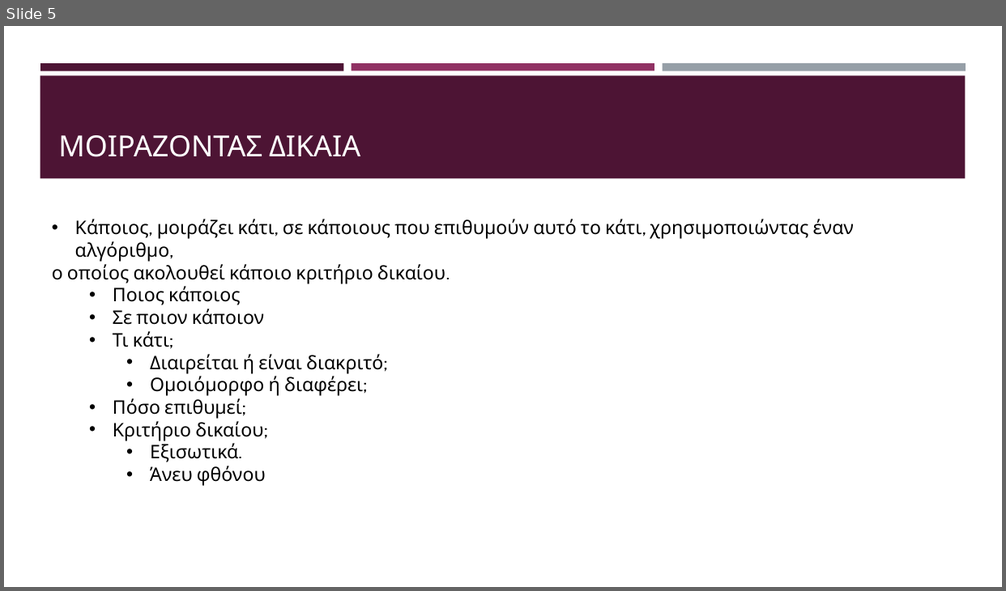
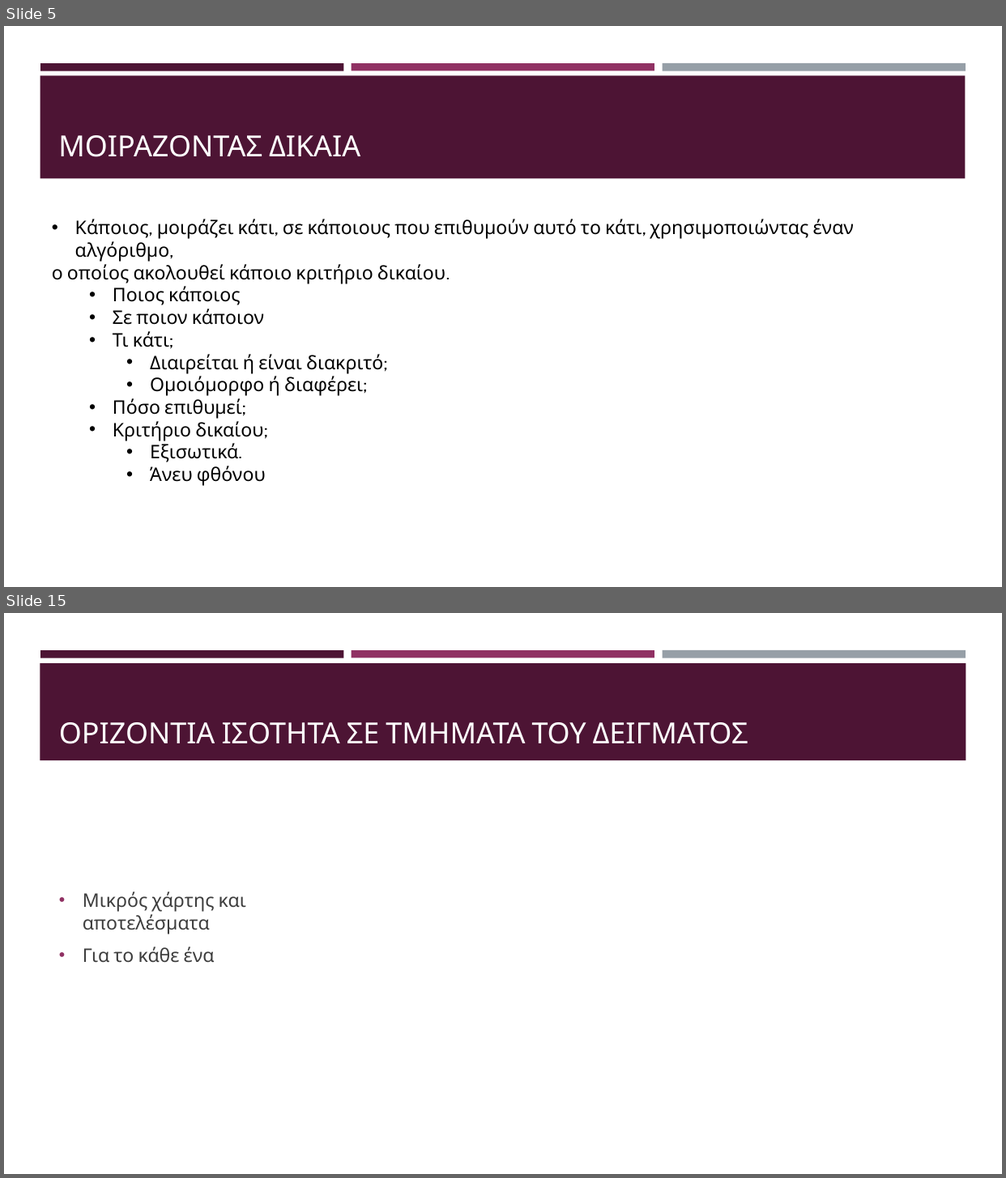
Before and after one commit to kwpap/Diplomatiki_kwpap_step_1, a slide deck: Thesis/Παρουσίαση.pptx. Shown one above the other, each under a label of ours: slide 5 before the commit, slides 5 and 15 after it; the slides between them are not shown. The pictures are 1006x591 and 1006x1178 pixels, drawn with LibreOffice and Linux fonts; fonts in the diff are those of the drawing. Boxes give left, top, right and bottom in pixels: in the first picture for what was removed or moved away, otherwise in the second. Text is boxed around its words. In the diff, an @@ line names an element or a change of style, - is before the commit and + after.

```diff
--- a/Thesis/Παρουσίαση.pptx
+++ b/Thesis/Παρουσίαση.pptx
@@ slide 15 added at (4, 613, 1002, 1174), background #FFFFFF; not listed: 3 template elements that a slide beside it also shows @@
@@ rectangle added at (40, 663, 966, 760), fill #4D1434 @@
@@ title added at (59, 722, 748, 744), 28 pt, text #FFFFFF @@
+ΟΡΙΖΟΝΤΙΑ ΙΣΟΤΗΤΑ ΣΕ ΤΜΗΜΑΤΑ ΤΟΥ ΔΕΙΓΜΑΤΟΣ
@@ text added at (83, 892, 246, 963), 18 pt, text #3D3D3D @@
+• Μικρός χάρτης και αποτελέσματα
+• Για το κάθε ένα
```
Also in this commit, not shown: 3 slides changed, 17 other slides added, 1 other file.
